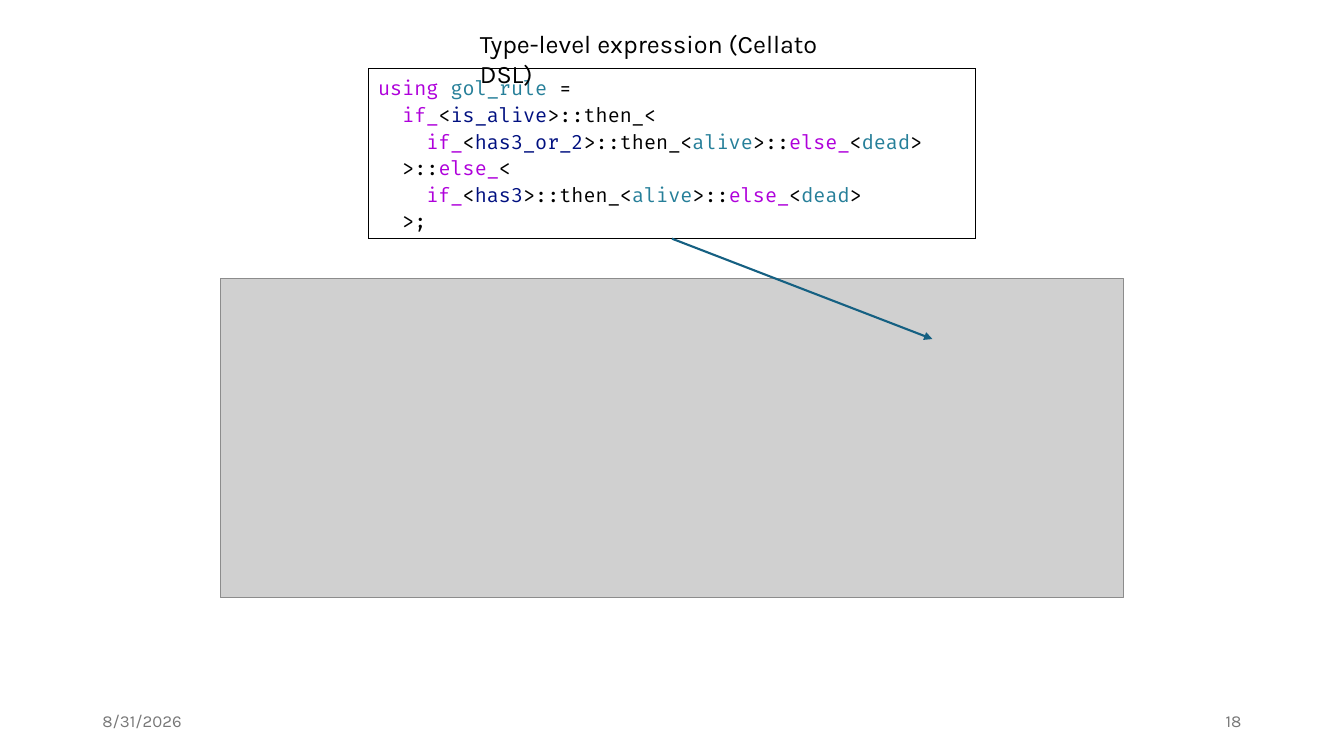
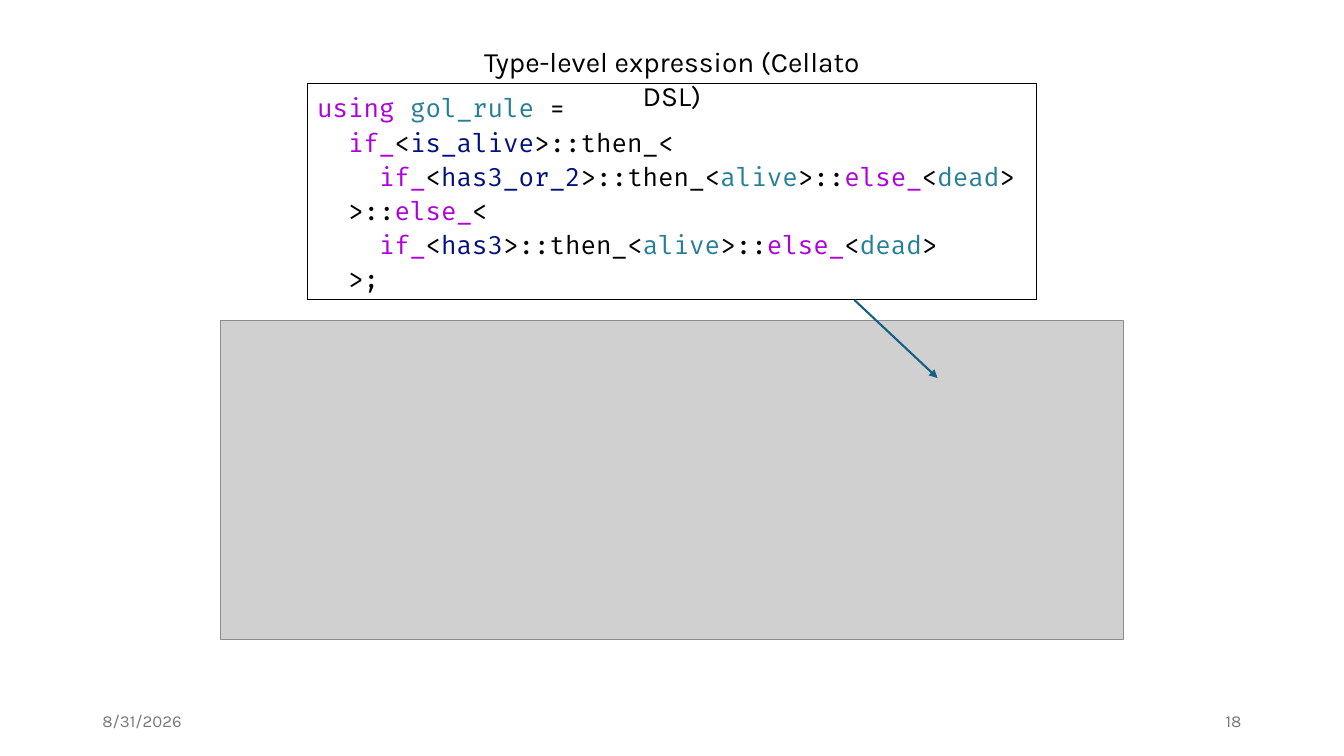
Before and after one commit to jiriklepl/phd-thesis, a slide deck: slide 18 of slides/Optimizing Memory Layouts and Traversal Orders in High-Performance Computing.pptx. Drawn at 1344x756 pixels with LibreOffice and Linux fonts; fonts in the diff are those of the drawing; grey boxes stand for pictures. Boxes give left, top, right and bottom in pixels: in the first picture for what was removed or moved away, otherwise in the second. Text is boxed around its words. In the diff, an @@ line names an element or a change of style, - is before the commit and + after.

```diff
--- a/slides/Optimizing Memory Layouts and Traversal Orders in High-Performance Computing.pptx
+++ b/slides/Optimizing Memory Layouts and Traversal Orders in High-Performance Computing.pptx
@@ text "Type-level expression (Cellato DSL)": place and size @@
-text "Type-level expression (Cellato DSL)" at (480, 35, 818, 90)
+text "Type-level expression (Cellato DSL)" at (484, 51, 859, 109)
@@ text "Type-level expression (Cellato DSL)" at (484, 51, 859, 109): size 18 to 20 pt; alignment left to centre @@
@@ rectangle "using gol_rule =": place and size @@
-rectangle "using gol_rule =" at (368, 69, 976, 239)
+rectangle "using gol_rule =" at (308, 84, 1037, 299)
@@ rectangle "using gol_rule =" at (308, 84, 1037, 299): size 14 to 18 pt @@
@@ picture: place and size @@
-picture at (220, 278, 1123, 598)
+picture at (220, 321, 1123, 640)
@@ arrow moved from (673, 239) - (933, 339) to (855, 300) - (938, 378) @@
```
Also in this commit, not shown: 15 other slides changed.
